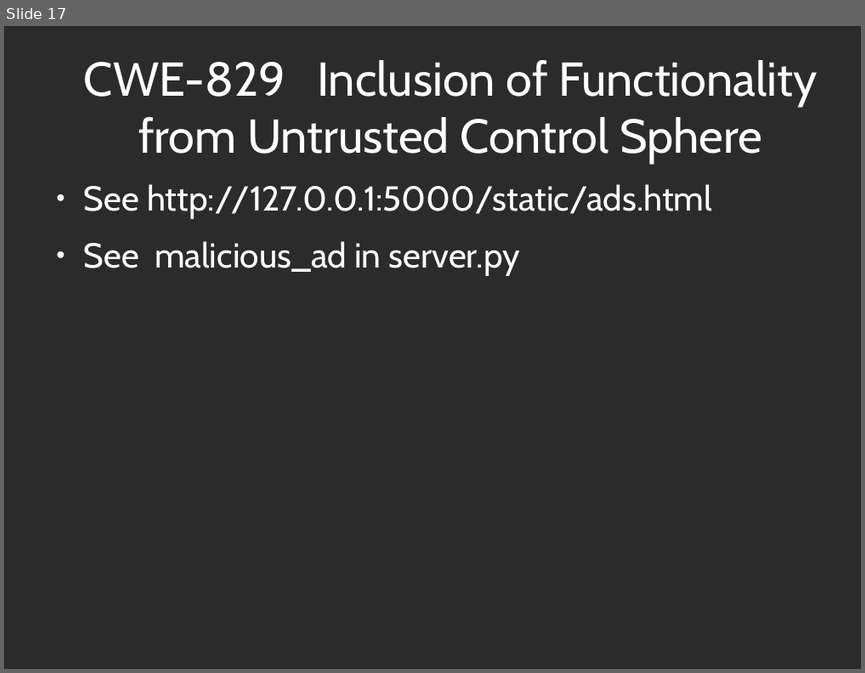
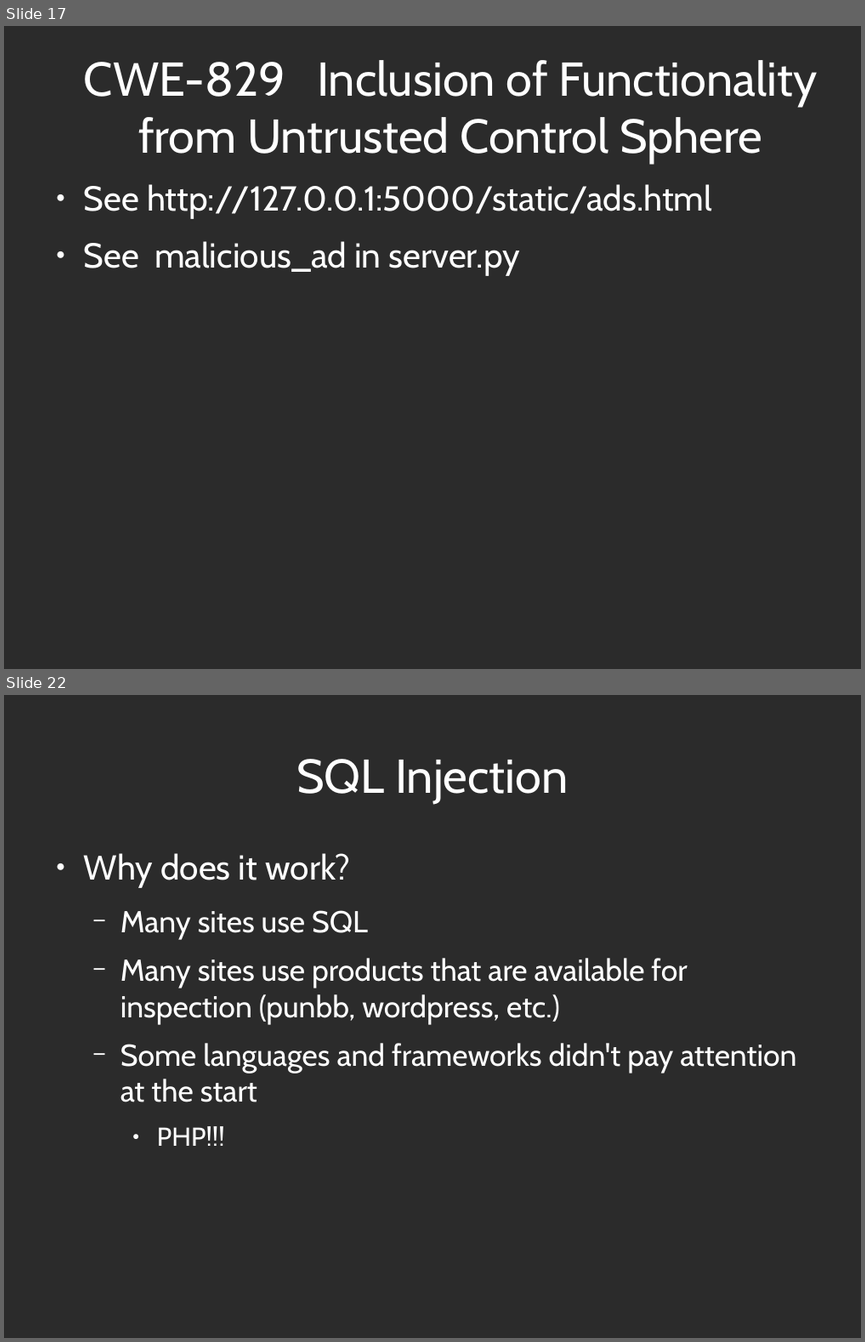
Before and after one commit to abramhindle/CMPUT404-Web-Security, a slide deck: 11-Security.odp. Shown one above the other, each under a label of ours: slide 17 before the commit, slides 17 and 22 after it; the slides between them are not shown. The pictures are 865x673 and 865x1342 pixels, drawn with LibreOffice and Linux fonts; fonts in the diff are those of the drawing; background and template pictures are left out; a plain dark background stands for a picture behind light text. Boxes give left, top, right and bottom in pixels: in the first picture for what was removed or moved away, otherwise in the second. Text is boxed around its words. In the diff, an @@ line names an element or a change of style, - is before the commit and + after.

```diff
--- a/11-Security.odp
+++ b/11-Security.odp
@@ slide 22 added at [4,695,861,1338], background picture (left out) @@
@@ title added at [296,759,568,804], 44 pt, text #FFFFFF @@
+SQL Injection
@@ text added at [84,853,796,1145], 28 pt, text #FFFFFF @@
+● Why does it work?
+  − Many sites use SQL
+  − Many sites use products that are available for inspection (punbb, wordpress, etc.)
+  − Some languages and frameworks didn't pay attention at the start
+    ● PHP!!!
```
Also in this commit, not shown: 15 other slides added, 5 slides removed, 4 other files.
